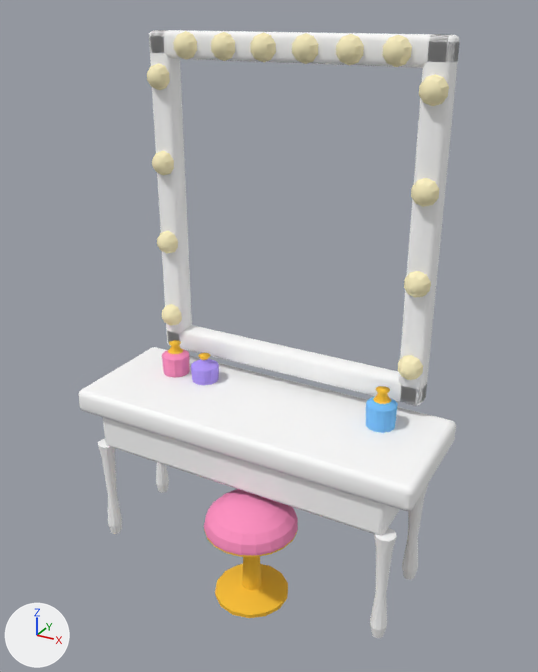
Two versions of the glTF model app/assets/models/prop_vanity.glb, one commit apart.
Camera for both pictures: a 50 mm lens placed at (3.92, -7.75, 6.53), pointed at (0.2, -0.98, 3.15). Arrows for +X, +Y and +Z are at lower left; the lights stay in place. The picture after the commit comes second. Vertices at exactly the same position are counted once.

In view in the first picture: 'bits', 'bulbs', 'prop_vanity', 'stool'.
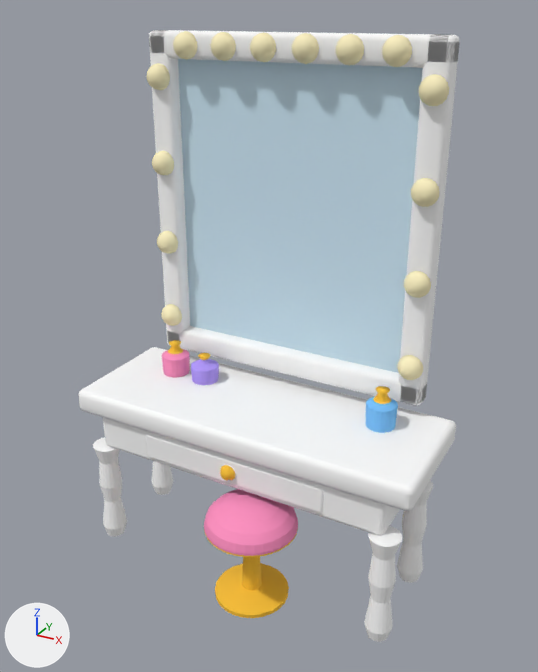
What changed in the scene script:
```text
Add mat_prop_vanity_skin_004:
    mat_prop_vanity_skin_004 = bpy.data.materials.new('prop_vanity_skin.004')
    mat_prop_vanity_skin_004.use_nodes = True; mat_prop_vanity_skin_004.node_tree.nodes.clear()
    _N = mat_prop_vanity_skin_004.node_tree.nodes; _L = mat_prop_vanity_skin_004.node_tree.links
    n0 = _N.new('ShaderNodeBsdfPrincipled'); n0.name = 'Principled BSDF'
    n0.inputs[2].default_value = 0.8  # 'Roughness'
    n1 = _N.new('ShaderNodeOutputMaterial'); n1.name = 'Material Output'
    n2 = _N.new('ShaderNodeVertexColor'); n2.name = 'Color Attribute'
    _L.new(n0.outputs[0], n1.inputs[0])  # 'BSDF' to 'Surface'
    _L.new(n2.outputs[0], n0.inputs[0])  # 'Color' to 'Base Color'
Change me_prop_vanity:
    used by ob_prop_vanity; location = (0.0, 0.0, 0.0)
    remove me_prop_vanity.from_pydata(...)  # 824 vertices, 1672 faces; spans x -2.2..2.2, y -1.65..-0.02, z 0.0..6.3
    add me_prop_vanity.from_pydata(...)  # 1402 vertices, 2820 faces; spans x -2.2..2.2, y -1.69..-0.02, z 0.0..6.3
    me_prop_vanity part 1: a new loose piece of 124 vertices spanning x -1.2..1.2, y -1.59..-1.51, z 1.45..1.79, in mat_prop_vanity_skin
    me_prop_vanity part 2: a new loose piece of 94 vertices spanning x -0.1..0.1, y -1.69..-1.57, z 1.52..1.72, in mat_prop_vanity_skin
    me_prop_vanity part 3: 140 vertices removed from x -2.01..-1.79, y -1.62..-0.3, z 0.0..1.4; 320 vertices added at x -2.08..-1.72, y -1.68..-0.24, z 0.0..1.38
    me_prop_vanity part 4: 140 vertices removed from x 1.79..2.01, y -1.62..-0.3, z 0.0..1.4; 320 vertices added at x 1.72..2.08, y -1.68..-0.24, z 0.0..1.38
Add me_glass:
    me_glass.from_pydata(...)  # 24 vertices, 44 faces; spans x -1.55..1.55, y -0.1..-0.06, z 2.55..6.05
    me_glass.materials.append(mat_prop_vanity_skin_004)
Add ob_glass:
    ob_glass = bpy.data.objects.new('glass', me_glass)
    ob_glass.location = (0.0, 0.0, 0.0)
```

Changed parts and their boxes (x1, y1, x2, y2) in the pictures (538 x 672 px):
'prop_vanity', reshaped
    before: (78, 30, 460, 638)
    after: (78, 30, 460, 642)
'glass', added (blue)
    after: (178, 59, 423, 373)
part 1 of me_prop_vanity, added
    after: (146, 434, 324, 514)
part 2 of me_prop_vanity, added
    after: (220, 465, 236, 481)
part 3 of me_prop_vanity, built on
    before: (98, 439, 169, 534)
    after: (93, 437, 173, 536)
part 4 of me_prop_vanity, built on
    before: (370, 485, 428, 638)
    after: (364, 480, 433, 642)
